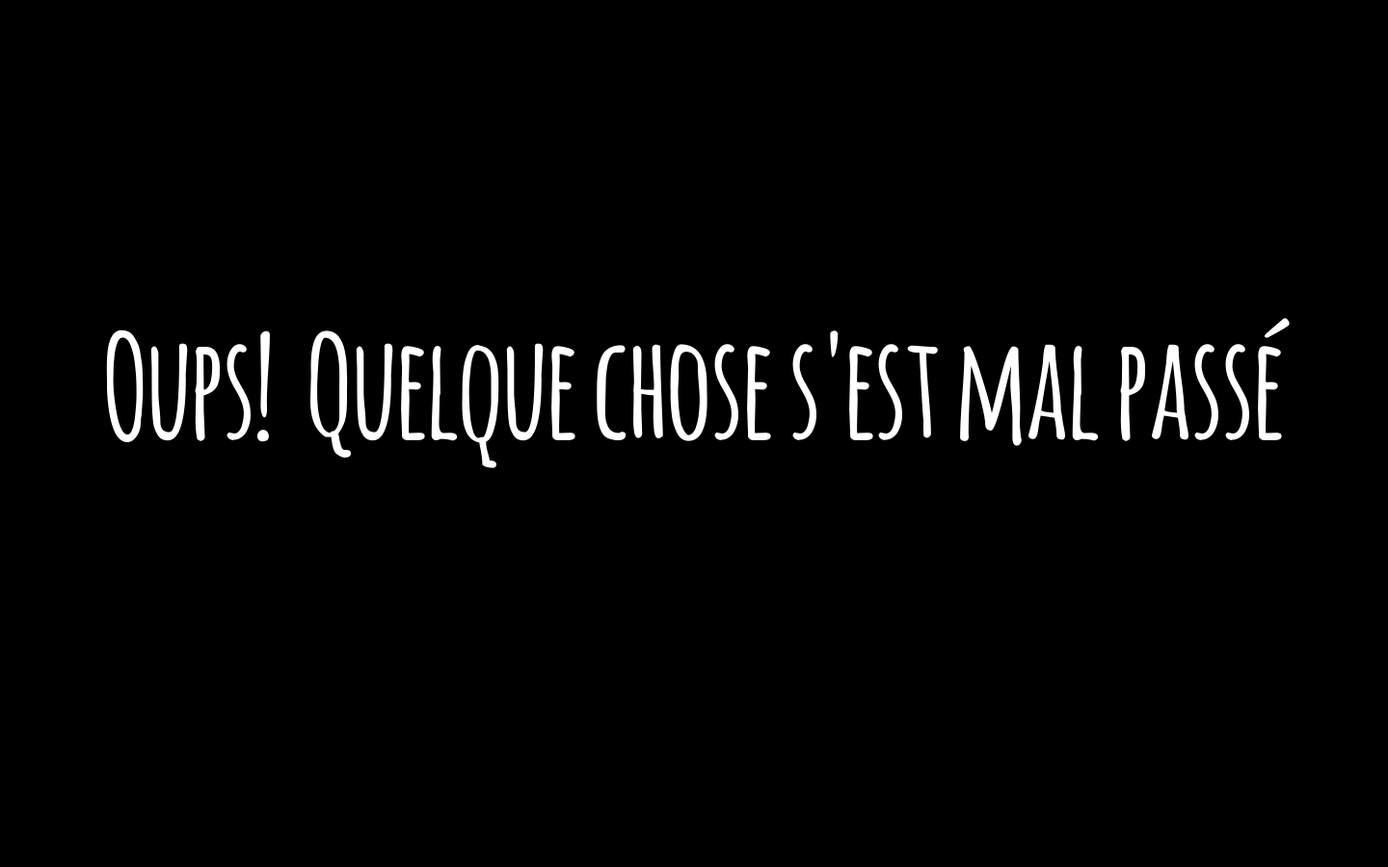
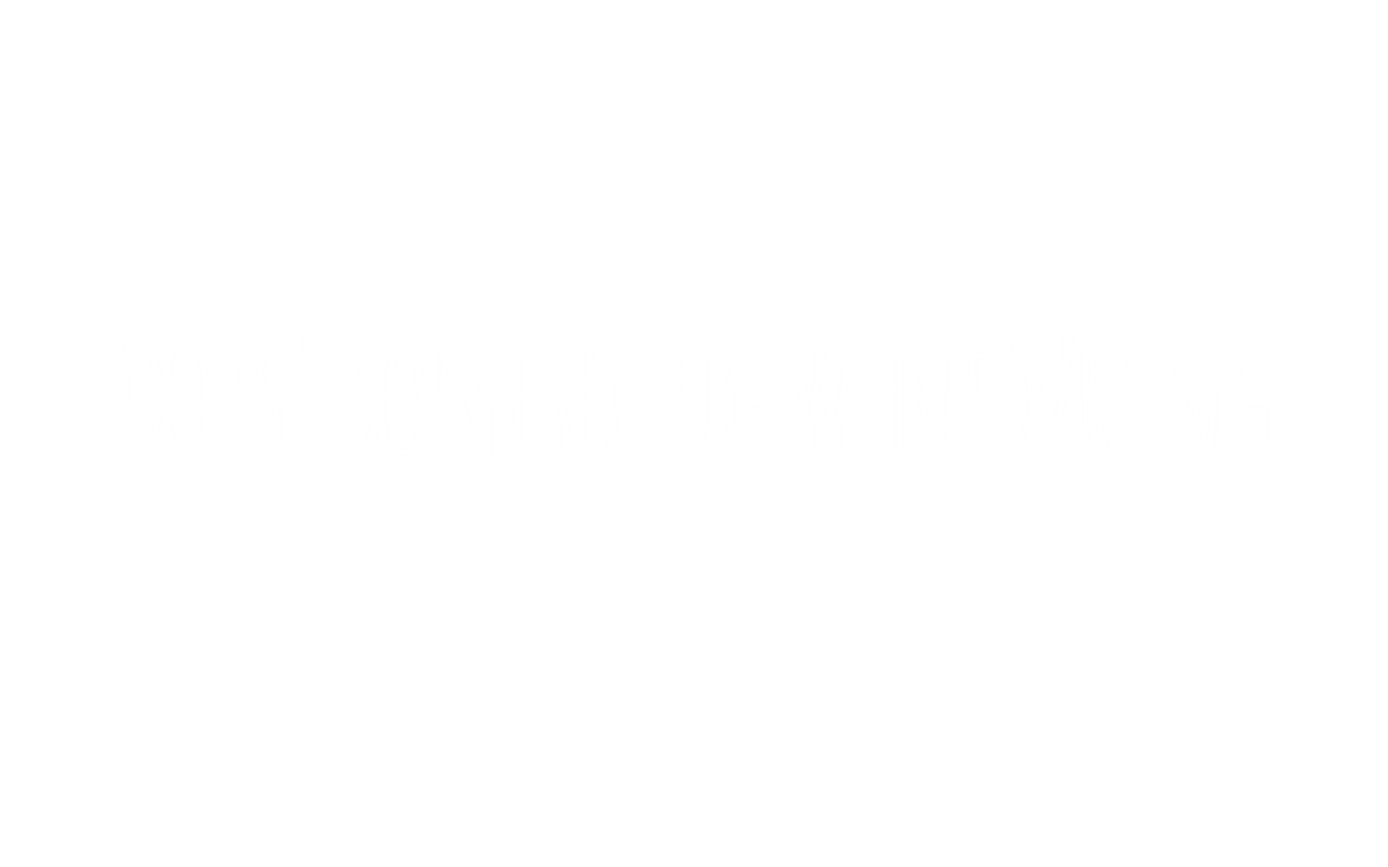
The second (1388, 867) image is a revision of the first. Changes to its layers:
hid group "FR" (1 layers) over [left=105, top=317, right=1290, bottom=469]
showed group "EN" (1 layers) over [left=121, top=332, right=1269, bottom=462]
hid "Arrière-plan" over [left=0, top=0, right=1388, bottom=867]
